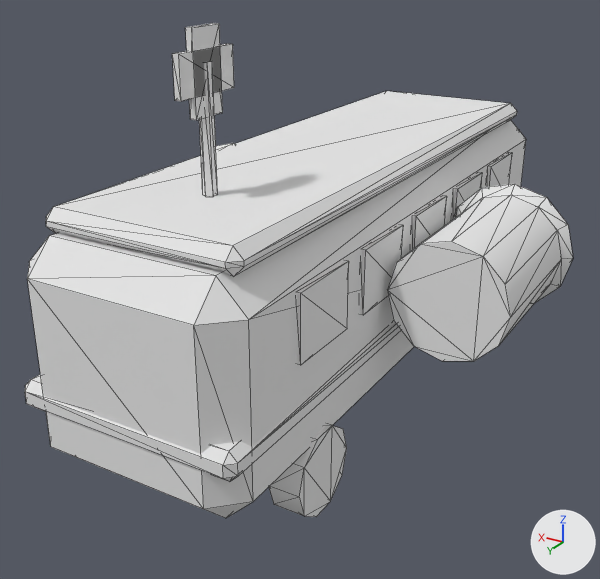
The glTF model game/assets/cenario/onibus_01.glb, before and after one commit.
Both versions are drawn from a camera (50 mm lens) standing at (-5.29, 9.73, 6.2) and looking at (0.13, 0.7, 1.69). Lighting does not change. The marker at lower right points along +X, +Y and +Z. The picture after the commit comes second. Mesh edges are drawn as thin lines. Vertices at exactly the same position are counted once.

The first picture shows 'onibus_01'.
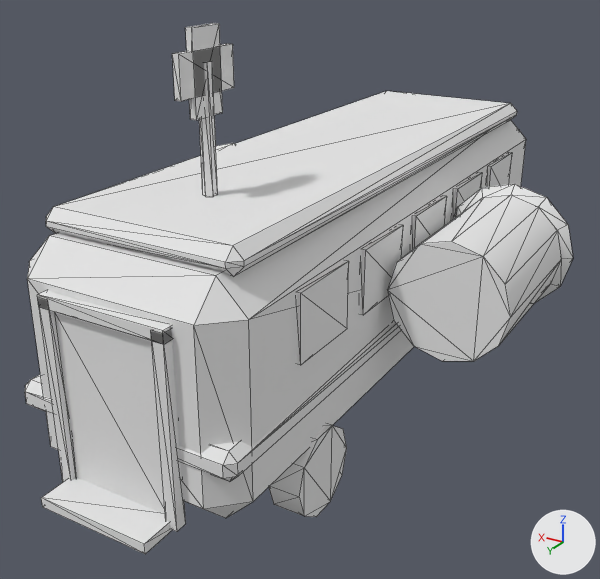
Location of each change, (x1, y1, x2, y2) in pixels of the pictures (600 x 579 px):
```json
{"object": "onibus_01", "change": "reshaped", "before": [25, 23, 573, 518], "after": [25, 23, 573, 554], "on screen": "7% taller"}
{"part": 1, "of": "me_onibus_01", "change": "added", "after": [55, 312, 165, 514]}
{"part": 2, "of": "me_onibus_01", "change": "added", "after": [39, 299, 76, 482]}
{"part": 3, "of": "me_onibus_01", "change": "added", "after": [151, 329, 186, 532]}
{"part": 4, "of": "me_onibus_01", "change": "added", "after": [37, 290, 172, 345]}
{"part": 5, "of": "me_onibus_01", "change": "added", "after": [41, 477, 172, 554]}
```

The change, as JSON lines over the scene's bpy script:
```json
{"block": "me_onibus_01", "where": "# used by ob_onibus_01; location = (0.0, 0.0, 0.0)"}
{"op": "remove", "block": "me_onibus_01", "code": "me_onibus_01.from_pydata(...)  # 468 vertices, 824 faces; spans x -3.12..3.12, y -4.75..4.52, z 0.03..5.35"}
{"op": "add", "block": "me_onibus_01", "code": "me_onibus_01.from_pydata(...)  # 508 vertices, 884 faces; spans x -3.12..3.12, y -4.75..5.0, z 0.03..5.35"}
{"block": "me_onibus_01", "change": "me_onibus_01 part 1: a new loose piece, a box spanning x -0.65..0.65, y 4.49..4.55, z 0.75..2.75, in mat_m_paleta_ventania (white #e7e7e7)"}
{"block": "me_onibus_01", "change": "me_onibus_01 part 2: a new loose piece, a box spanning x 0.65..0.79, y 4.48..4.62, z 0.7..2.9, in mat_m_paleta_ventania (white #e7e7e7)"}
{"block": "me_onibus_01", "change": "me_onibus_01 part 3: a new loose piece, a box spanning x -0.79..-0.65, y 4.48..4.62, z 0.7..2.9, in mat_m_paleta_ventania (white #e7e7e7)"}
{"block": "me_onibus_01", "change": "me_onibus_01 part 4: a new loose piece, a box spanning x -0.79..0.79, y 4.48..4.62, z 2.79..2.93, in mat_m_paleta_ventania (white #e7e7e7)"}
{"block": "me_onibus_01", "change": "me_onibus_01 part 5: a new loose piece, a box spanning x -0.7..0.7, y 4.5..5.0, z 0.66..0.78, in mat_m_paleta_ventania (white #e7e7e7)"}
```
